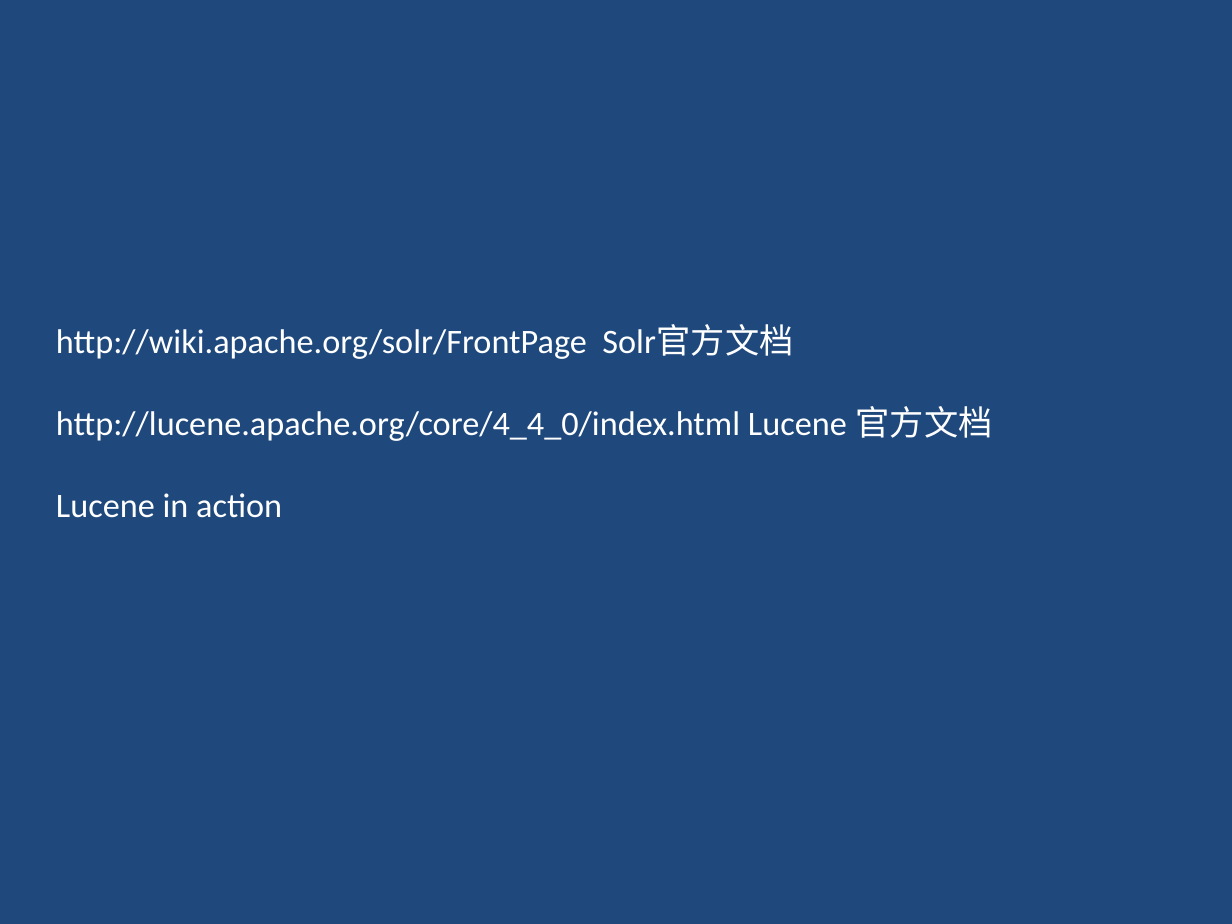
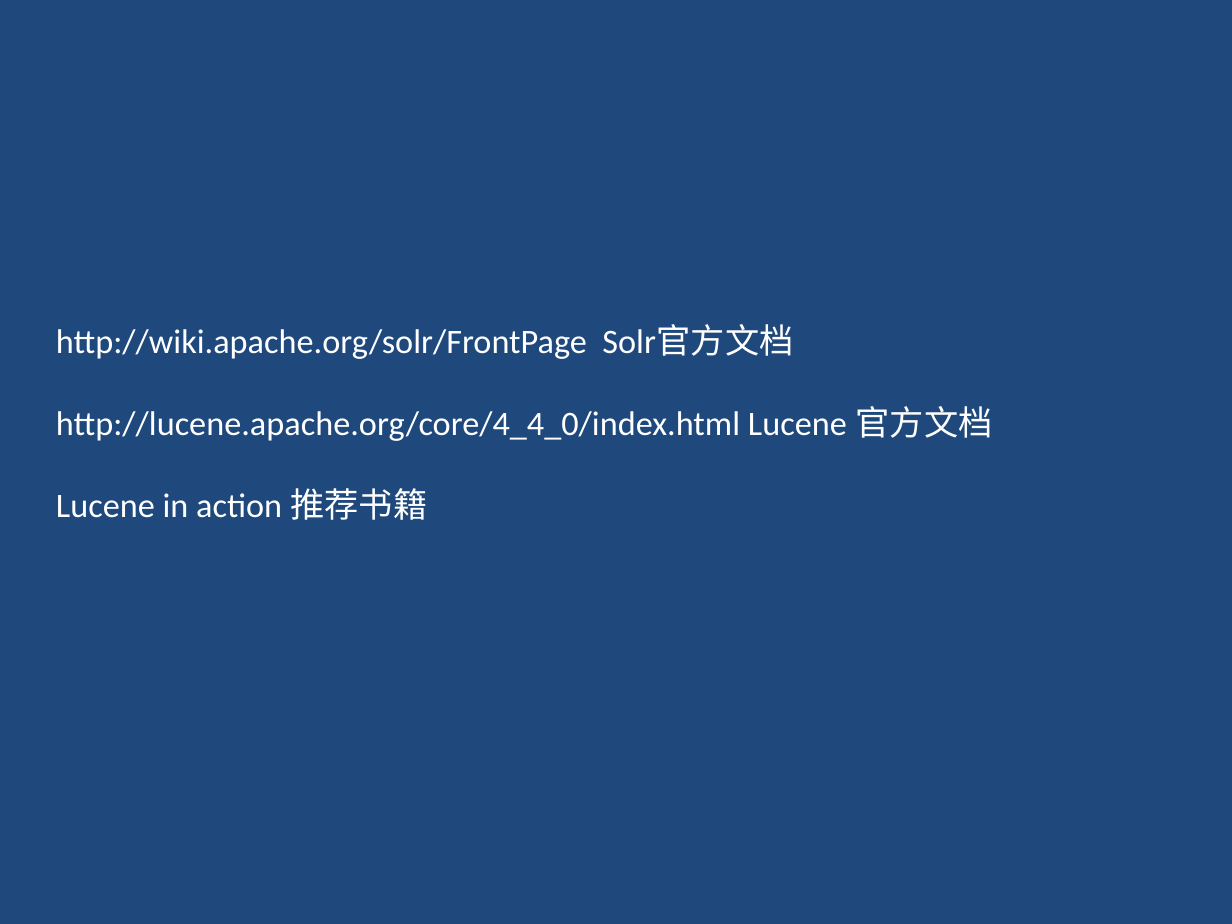
Before and after one commit to gudaoxuri/OpenTrains, a slide deck: slide 32 of Full-Text_Search/PPT/全文检索入门与实践.pptx. Drawn at 1232x924 pixels with LibreOffice and Linux fonts; fonts in the diff are those of the drawing. Boxes give left, top, right and bottom in pixels: in the first picture for what was removed or moved away, otherwise in the second. Text is boxed around its words. In the diff, an @@ line names an element or a change of style, - is before the commit and + after.

```diff
--- a/Full-Text_Search/PPT/全文检索入门与实践.pptx
+++ b/Full-Text_Search/PPT/全文检索入门与实践.pptx
@@ title at (x1=56, y1=325, x2=993, y2=520): text changed @@
-http://wiki.apache.org/solr/FrontPage Solr官方文档
-http://lucene.apache.org/core/4_4_0/index.html Lucene 官方文档
-Lucene in action
+http://wiki.apache.org/solr/FrontPage Solr官方文档
+http://lucene.apache.org/core/4_4_0/index.html Lucene 官方文档
+Lucene in action 推荐书籍
```
Also in this commit, not shown: 3 other slides changed, 1 slide added, 1 slide removed.
